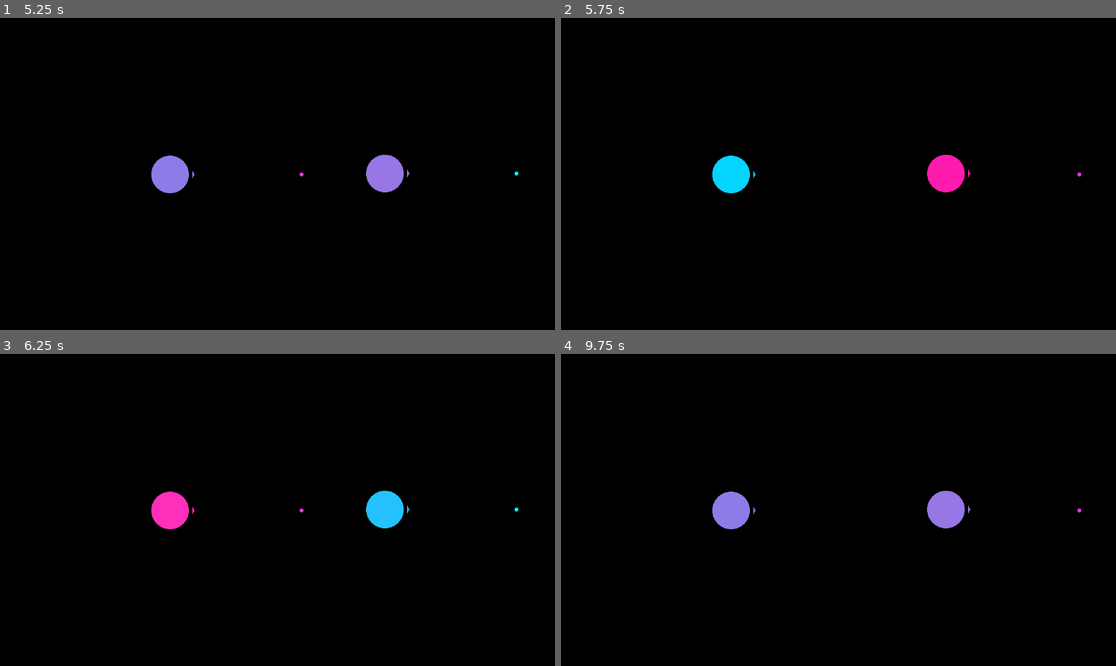
Above: before the commit, frames 1-4 (two rows, left to right).
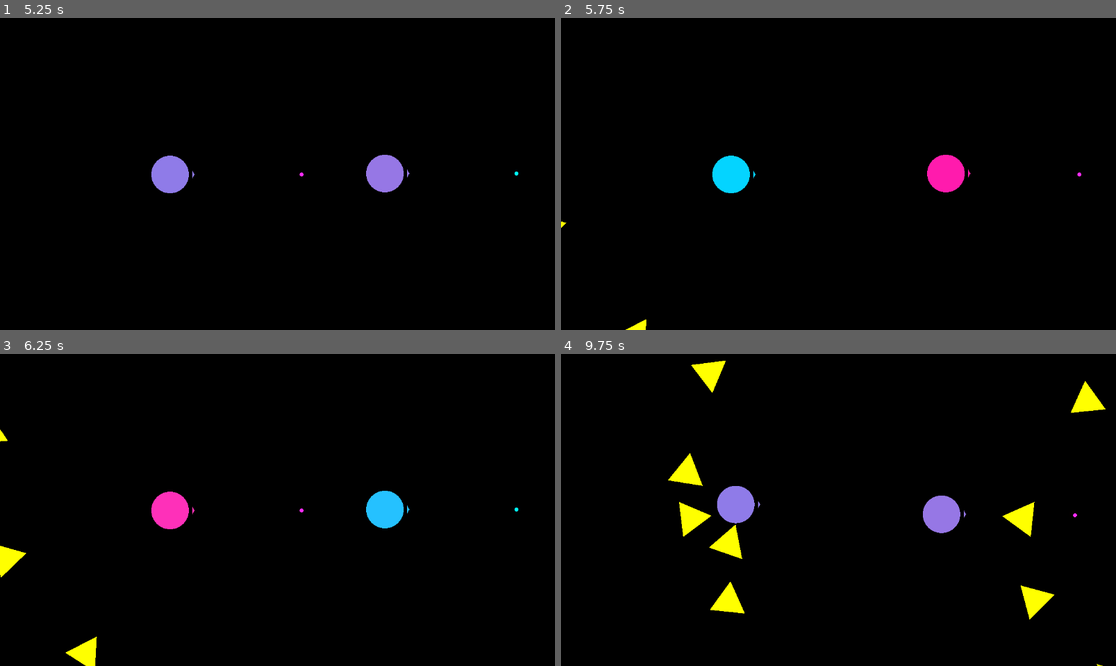
Above: after the commit, the same moments.

Repository: Kiryume/now-there-are-two
Game: Godot game, scene res://main.tscn
Two runs of this game, one before a commit and one after it. Both use one fixed random seed, a clock stepped at 60 frames per second and the inputs below.
Inputs:
- Up to frame 1 (5.25 s): tap Space (swap_sides) every 0.75 s from 0.6 to 5.1 s
- Up to frame 2 (5.75 s): no input
- Up to frame 3 (6.25 s): tap Space (swap_sides) at 5.85 s
- Up to frame 4 (9.75 s): tap Space (swap_sides) every 0.75 s from 6.6 to 9.6 s

Frame 1 is identical in both runs. In frame 2, less than 0.1% of the frame differs, in the area x 0-16%, y 65-100%; in frame 3, 0.6%; in frame 4, 3.3%, in the area x 19-99%, y 2-100%.

Commit message:
faster enemies

Diff:
--- a/Enemies/enemy.gd
+++ b/Enemies/enemy.gd
@@ -1,7 +1,7 @@
 class_name Enemy
 extends CharacterBody2D
 
-const SPEED = 20.0
+const SPEED = 90.0
 # Adjust this value to make rotation faster or slower
 const ROTATION_SPEED = 5.0
 
